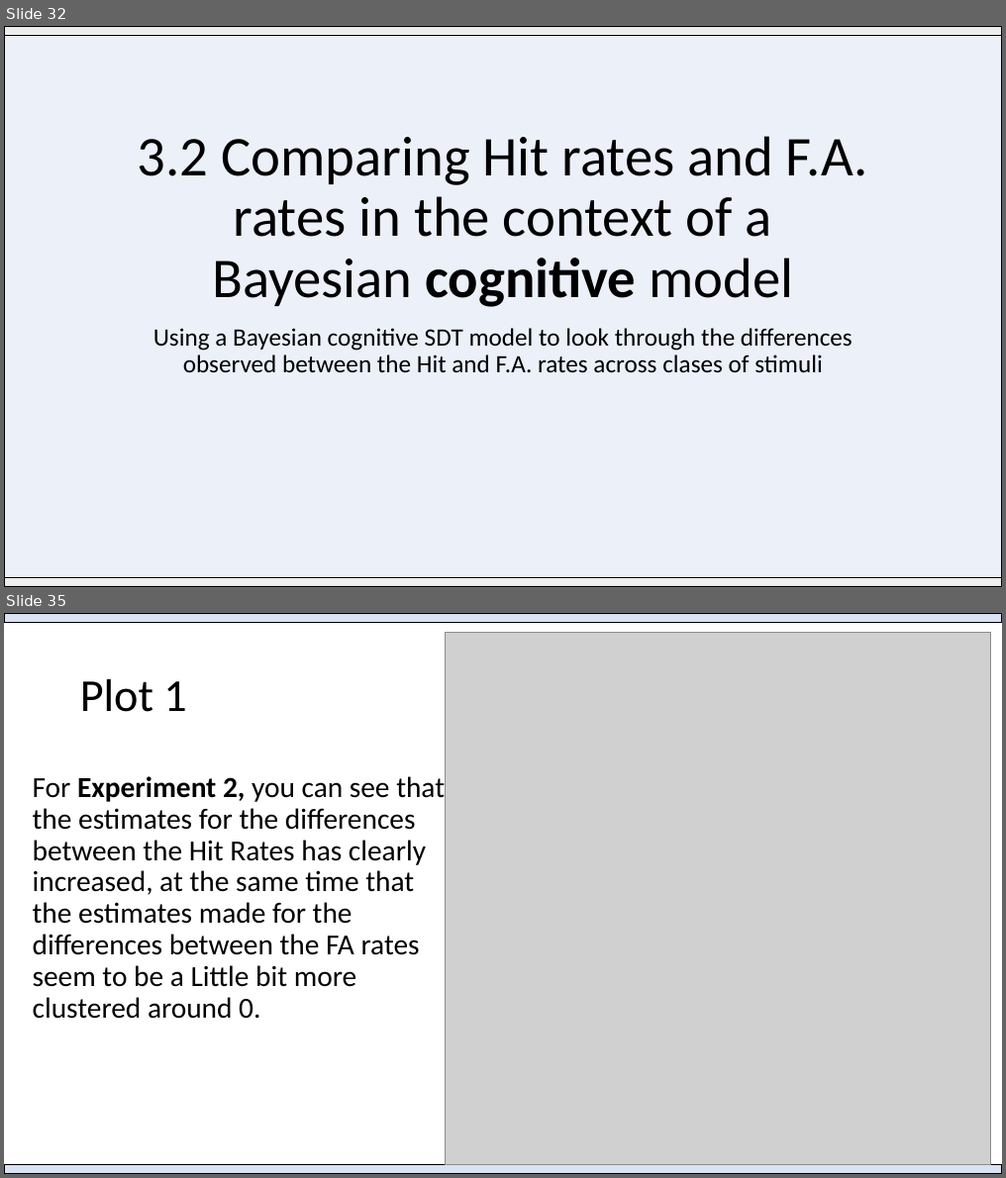
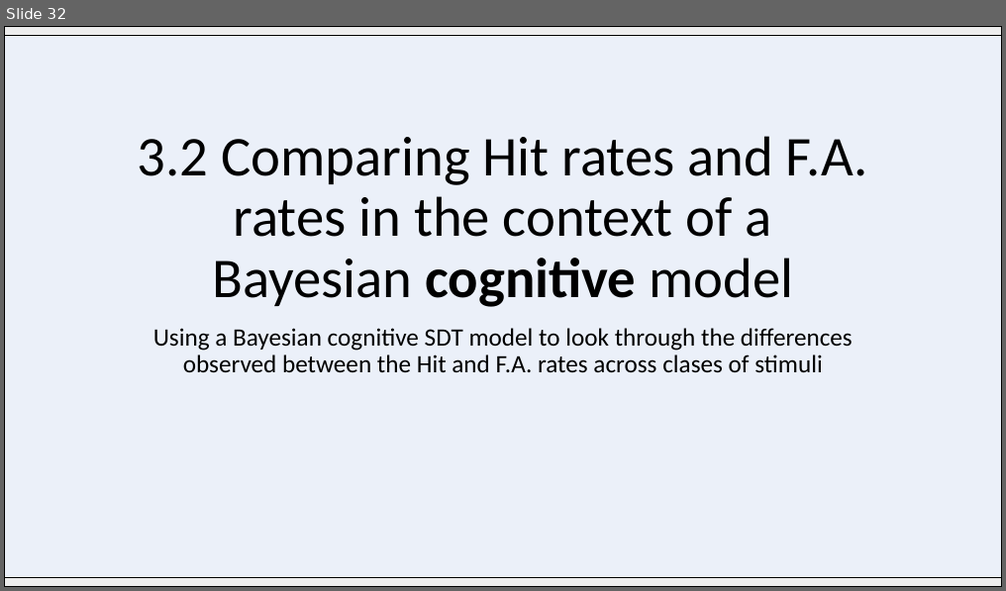
Before and after one commit to Adrifelcha/afchavez-019, a slide deck: MichaelLee/SDT Mirror Effect/Paper 1/BayesianSDTmodeling_Overview.pptx. Shown one above the other, each under a label of ours: slides 32 and 35 before the commit, slide 32 after it; the slides between them are not shown. The pictures are 1006x1178 and 1006x591 pixels, drawn with LibreOffice and Linux fonts; fonts in the diff are those of the drawing; grey boxes stand for pictures. Boxes give left, top, right and bottom in pixels: in the first picture for what was removed or moved away, otherwise in the second. Text is boxed around its words. In the diff, an @@ line names an element or a change of style, - is before the commit and + after.

```diff
--- a/MichaelLee/SDT Mirror Effect/Paper 1/BayesianSDTmodeling_Overview.pptx
+++ b/MichaelLee/SDT Mirror Effect/Paper 1/BayesianSDTmodeling_Overview.pptx
@@ slide 35 removed at [4, 613, 1002, 1174], background #FFFFFF @@
@@ rectangle removed at [4, 613, 1002, 623] @@
@@ picture removed at [445, 632, 991, 1164] @@
@@ text removed at [80, 679, 186, 712] @@
-Plot 1
@@ text removed at [33, 776, 445, 1019] @@
-For Experiment 2, you can see that the estimates for the differences between the Hit Rates has clearly increased, at the same time that the estimates made for the differences between the FA rates seem to be a Little bit more clustered around 0.
@@ rectangle removed at [4, 1164, 1002, 1174] @@
```
Also in this commit, not shown: 3 slides changed, 12 slides added, 14 other slides removed, 3 other files.
